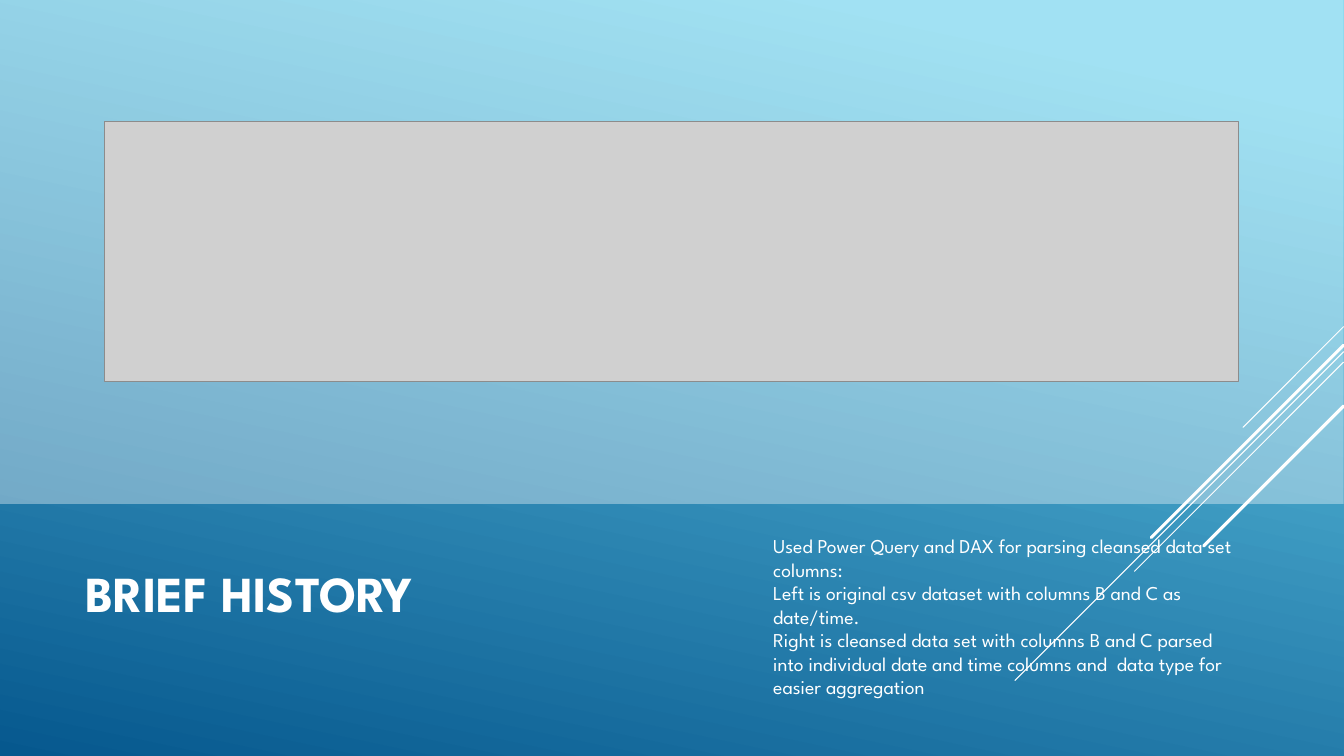
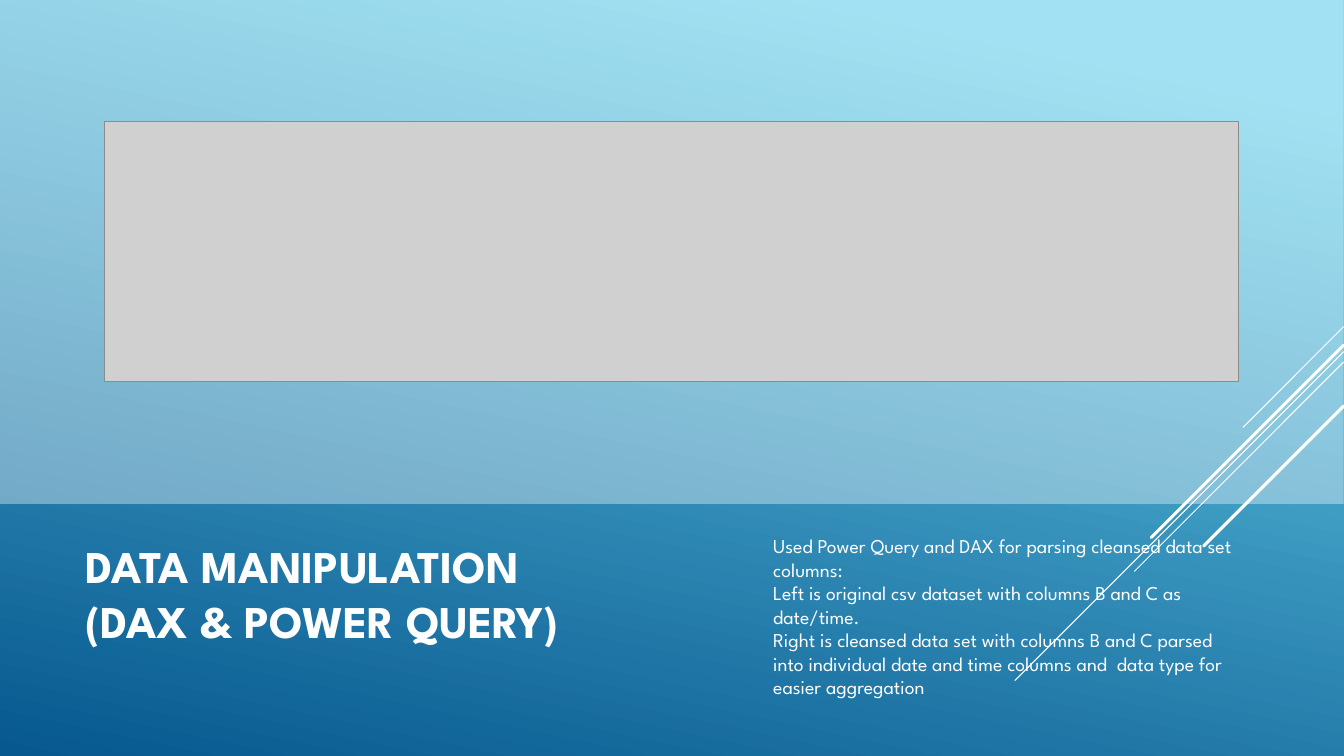
Before and after one commit to matth124/Projects, a slide deck: slide 4 of Pittsburgh Healthy Ride Analysis.pptx. Drawn at 1344x756 pixels with LibreOffice and Linux fonts; fonts in the diff are those of the drawing; grey boxes stand for pictures. Boxes give left, top, right and bottom in pixels: in the first picture for what was removed or moved away, otherwise in the second. Text is boxed around its words. In the diff, an @@ line names an element or a change of style, - is before the commit and + after.

Commit message:
PowerPoint Analysis
PowerPoint Analysis illustrating my use of Python script for data cleansing, Power BI for visualization, DAX and Power Query for data manipulation

```diff
--- a/Pittsburgh Healthy Ride Analysis.pptx
+++ b/Pittsburgh Healthy Ride Analysis.pptx
@@ title at (86,552,559,648): text changed; size 36 to 32.4 pt @@
-BRIEF HISTORY
+DATA MANIPULATION
+(DAX & POWER QUERY)
```
Also in this commit, not shown: 1 other slide changed, 3 slides removed.
